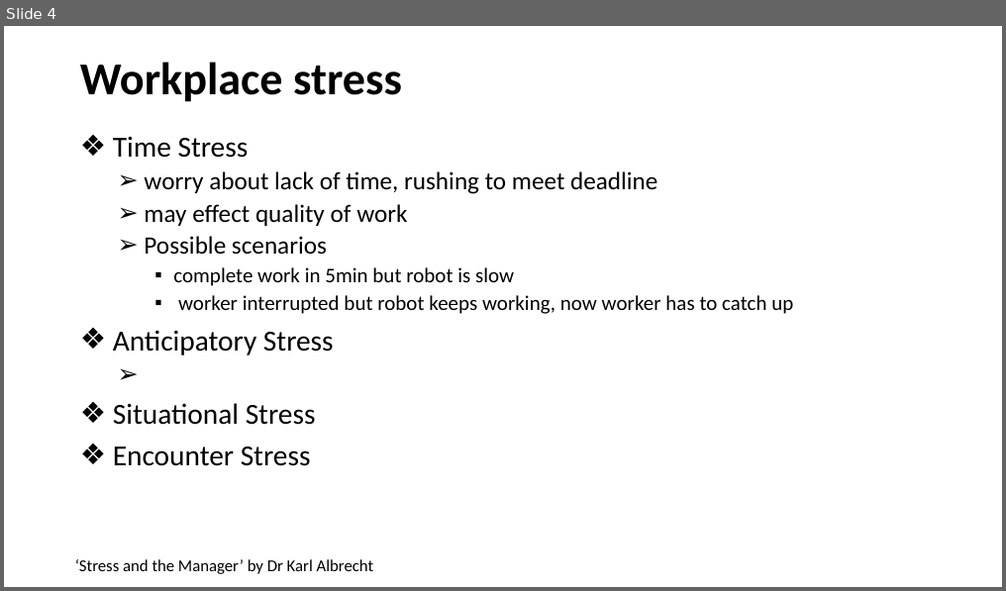
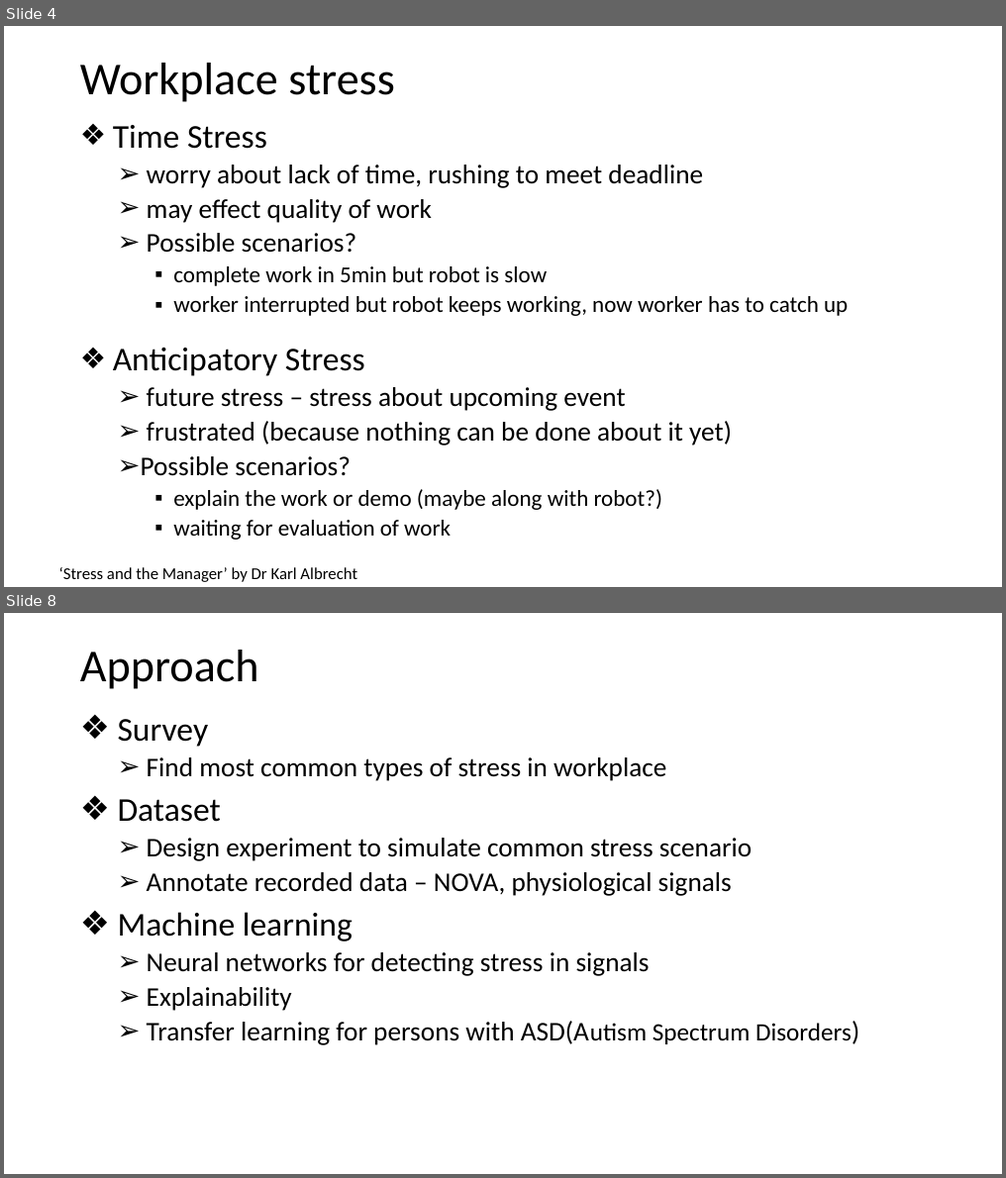
Before and after one commit to poojaprajod/stress-mindbot, a slide deck: Kick-off.pptx. Shown one above the other, each under a label of ours: slide 4 before the commit, slides 4 and 8 after it; the slides between them are not shown. The pictures are 1006x591 and 1006x1178 pixels, drawn with LibreOffice and Linux fonts; fonts in the diff are those of the drawing. Boxes give left, top, right and bottom in pixels: in the first picture for what was removed or moved away, otherwise in the second. Text is boxed around its words. In the diff, an @@ line names an element or a change of style, - is before the commit and + after.

```diff
--- a/Kick-off.pptx
+++ b/Kick-off.pptx
@@ slide 8 added at bbox=[4, 613, 1002, 1174], background #FFFFFF @@
@@ title added at bbox=[80, 650, 259, 689], 44 pt, text #000000 @@
+Approach
@@ text added at bbox=[118, 719, 851, 1046], 26 pt, text #000000 @@
+❖ Survey
+  ➢ Find most common types of stress in workplace
+❖ Dataset
+  ➢ Design experiment to simulate common stress scenario
+  ➢ Annotate recorded data – NOVA, physiological signals
+❖ Machine learning
+  ➢ Neural networks for detecting stress in signals
+  ➢ Explainability
+  ➢ Transfer learning for persons with ASD(Autism Spectrum Disorders)
@@ slide 4 changed as well @@
@@ title "Workplace stress" at bbox=[80, 63, 395, 102]: bold off @@
@@ text "Time Stress": place and size @@
-text "Time Stress" at bbox=[113, 136, 793, 467]
+text "Time Stress" at bbox=[113, 125, 847, 540]
@@ text at bbox=[113, 125, 847, 376]: size 28 to 32 pt in "Time Stress", "Anticipatory Stress"; size 24 to 26 pt in "worry about lack of time, rushing to ...", "may effect quality of work"; size 20 to 22 pt in "complete work in 5min but robot is ...", "worker interrupted but robot keeps working, now ..." @@
@@ text at bbox=[147, 233, 357, 253]: text changed; size 24 to 26 pt @@
-  ➢ Possible scenarios
+  ➢ Possible scenarios?
@@ text at bbox=[141, 387, 732, 540]: text changed; size 28 to 26 pt @@
-❖ Situational Stress
-❖ Encounter Stress
+  ➢ future stress – stress about upcoming event
+  ➢ frustrated (because nothing can be done about it yet)
+  ➢ Possible scenarios?
+    ▪ explain the work or demo (maybe along with robot?)
+    ▪ waiting for evaluation of work
@@ text "‘Stress and the Manager’ by ...": place and size @@
-text "‘Stress and the Manager’ by ..." at bbox=[75, 560, 374, 574]
+text "‘Stress and the Manager’ by ..." at bbox=[59, 568, 357, 582]
```
Also in this commit, not shown: 3 other slides changed, 3 other slides added.
